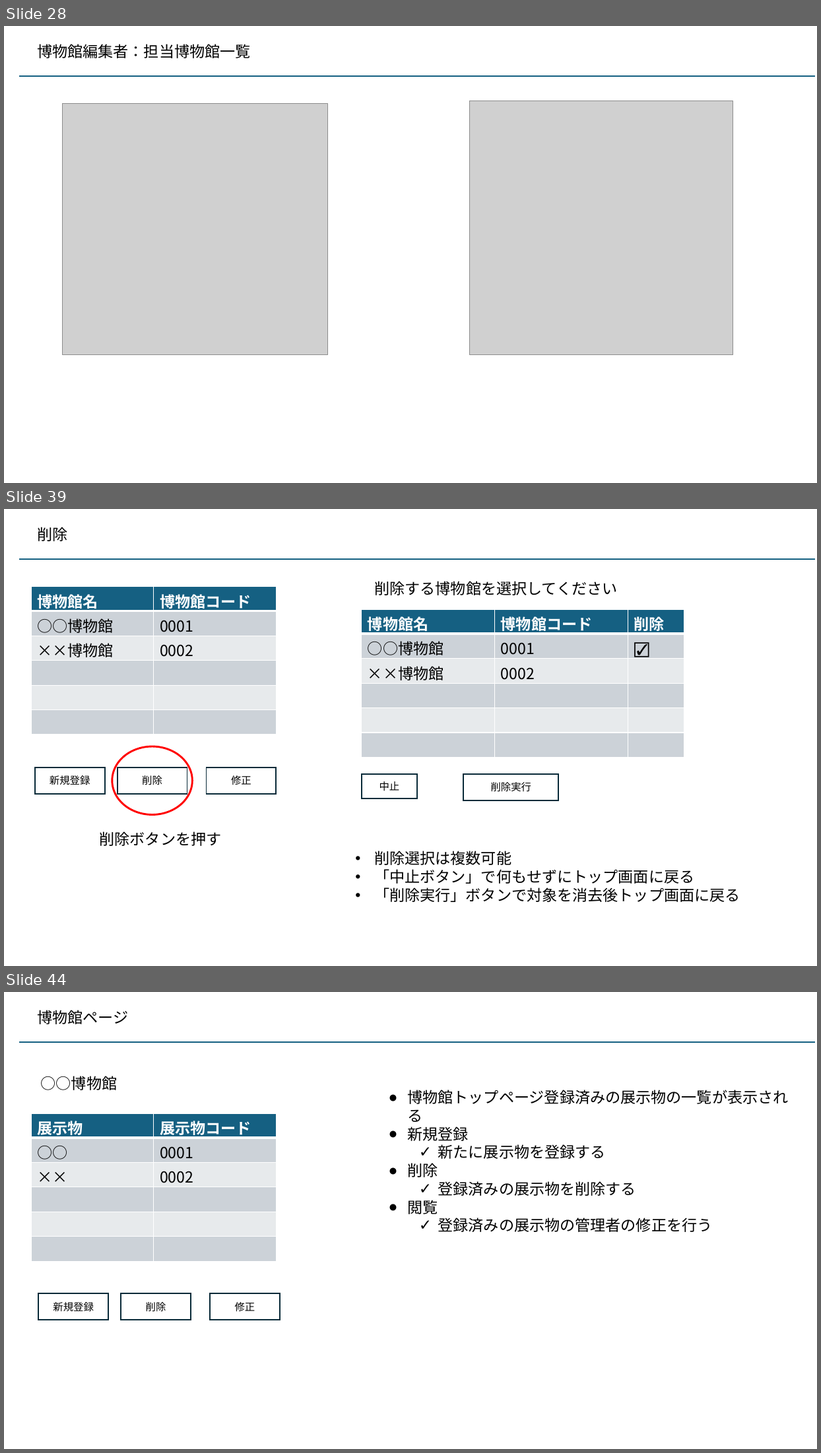
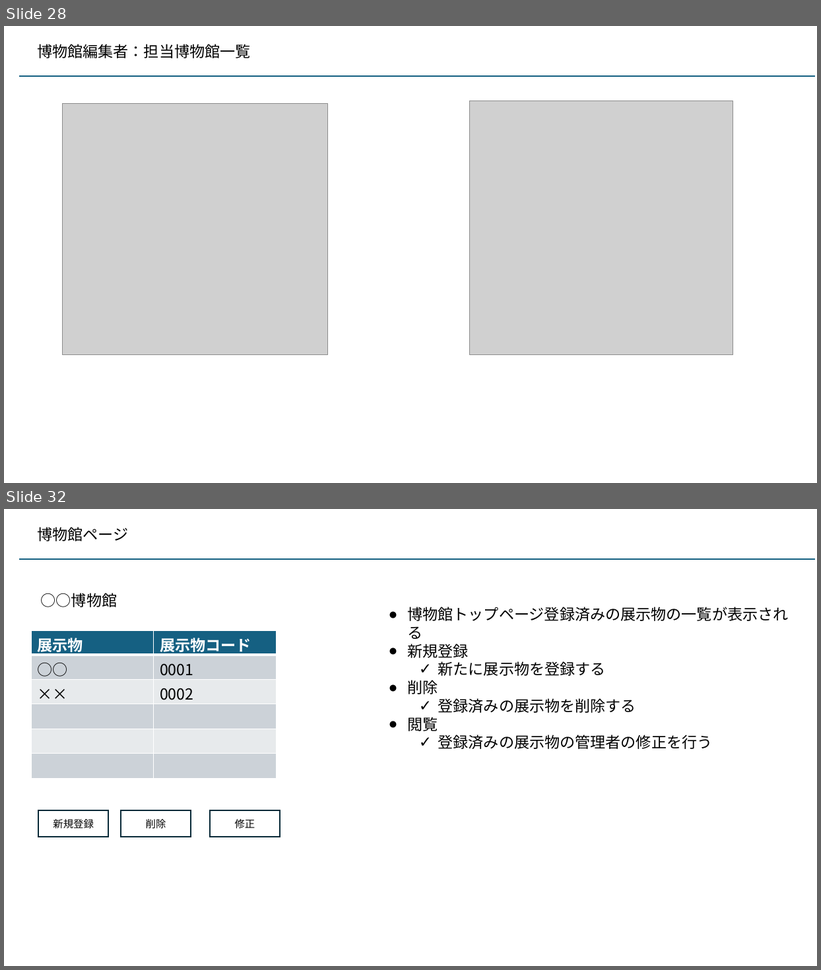
Before and after one commit to kaze-lab/museum_app_proj, a slide deck: 展示物アプリ仕様.pptx. Shown one above the other, each under a label of ours: slides 28, 39 and 44 before the commit, slides 28 and 32 after it; the slides between them are not shown. The pictures are 821x1453 and 821x970 pixels, drawn with LibreOffice and Linux fonts; fonts in the diff are those of the drawing; grey boxes stand for pictures. Boxes give left, top, right and bottom in pixels: in the first picture for what was removed or moved away, otherwise in the second. Text is boxed around its words. In the diff, an @@ line names an element or a change of style, - is before the commit and + after.

```diff
--- a/展示物アプリ仕様.pptx
+++ b/展示物アプリ仕様.pptx
@@ slide 39 removed at (4,509,817,966), background #FFFFFF @@
@@ text removed at (37,527,67,541) @@
-削除
@@ line removed from (19, 560) to (815, 560) @@
@@ table removed at (32,586,277,735), 6 rows, 2 columns @@
-博物館名 | 博物館コード
-○○博物館 | 0001
-××博物館 | 0002
- | 
- | 
- | 
@@ text removed at (374,581,617,595) @@
-削除する博物館を選択してください
@@ table removed at (362,609,684,758), 6 rows, 3 columns @@
-博物館名 | 博物館コード | 削除
-○○博物館 | 0001 | ☑
-××博物館 | 0002 | 
- |  | 
- |  | 
- |  | 
@@ ellipse removed at (112,747,193,815) @@
@@ rectangle removed at (35,768,105,794) @@
-新規登録
@@ rectangle removed at (118,768,187,794) @@
-削除
@@ rectangle removed at (207,768,277,794) @@
-修正
@@ rectangle removed at (362,774,417,799) @@
-中止
@@ rectangle removed at (464,774,559,801) @@
-削除実行
@@ text removed at (100,832,222,846) @@
-削除ボタンを押す
@@ text removed at (374,851,740,902) @@
-• 削除選択は複数可能
-• 「中止ボタン」で何もせずにトップ画面に戻る
-• 「削除実行」ボタンで対象を消去後トップ画面に戻る
@@ what was slide 44 is now slide 32 @@
```
Also in this commit, not shown: 1 slide changed, 3 slides added, 14 other slides removed, 2 other files.
